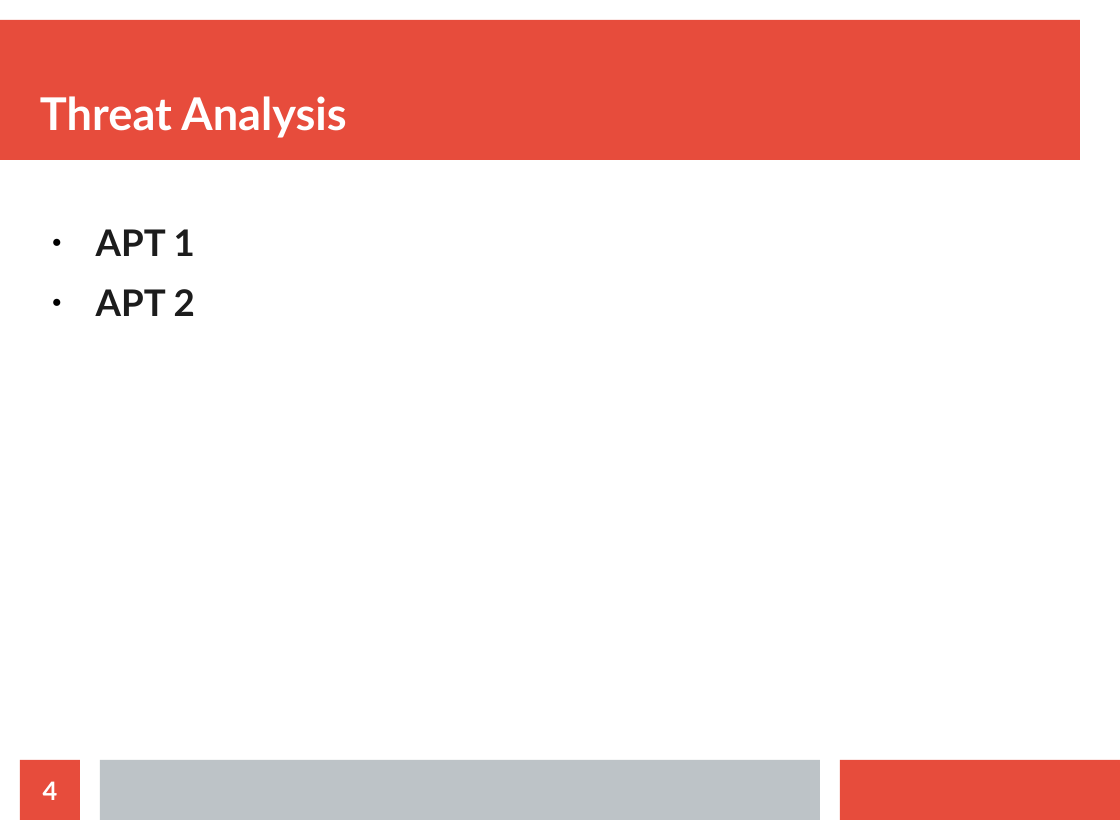
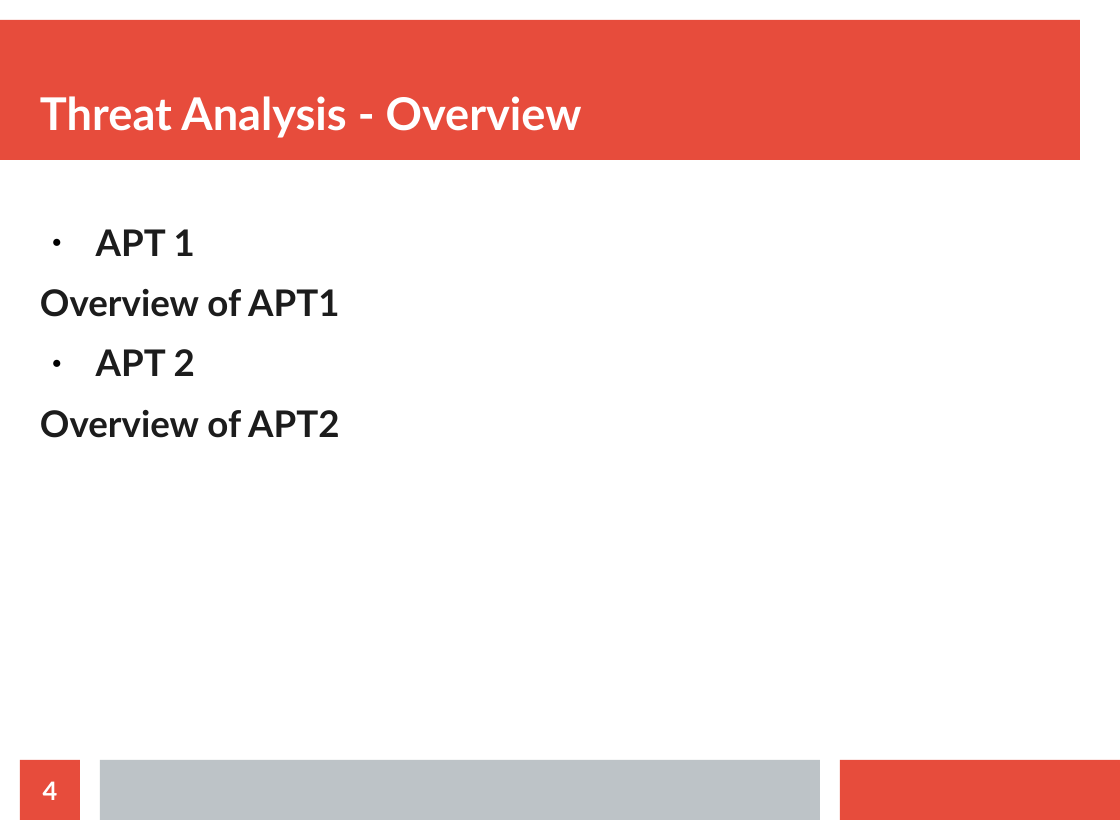
Before and after one commit to RDozier22/Threat-Capstone, a slide deck: slide 4 of Threat 200 Capstone/Air Speed Velocity Co Security Brief.odp. Drawn at 1120x840 pixels with LibreOffice and Linux fonts; fonts in the diff are those of the drawing. Boxes give left, top, right and bottom in pixels: in the first picture for what was removed or moved away, otherwise in the second. Text is boxed around its words. In the diff, an @@ line names an element or a change of style, - is before the commit and + after.

```diff
--- a/Threat 200 Capstone/Air Speed Velocity Co Security Brief.odp
+++ b/Threat 200 Capstone/Air Speed Velocity Co Security Brief.odp
@@ title at box(40, 96, 582, 138): text changed @@
-Threat Analysis
+Threat Analysis - Overview
@@ text at box(40, 289, 339, 317): paragraph added @@
+Overview of APT1
@@ text at box(40, 410, 339, 438): paragraph added @@
+Overview of APT2
```
Also in this commit, not shown: 9 other slides changed.
